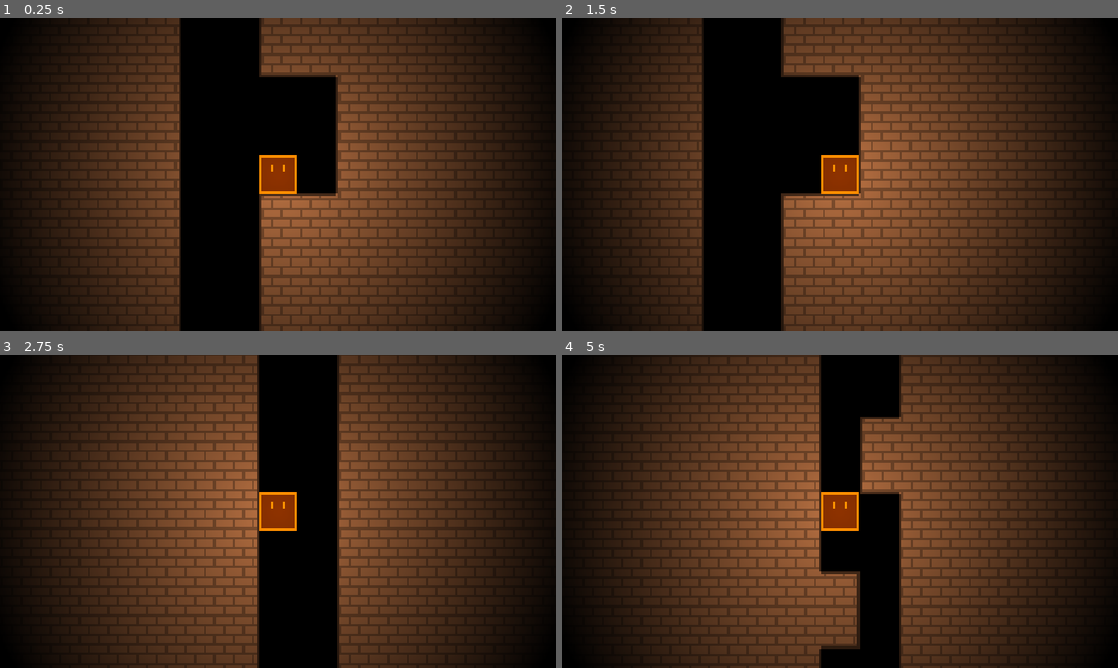
Above: before the commit, frames 1-4 (two rows, left to right).
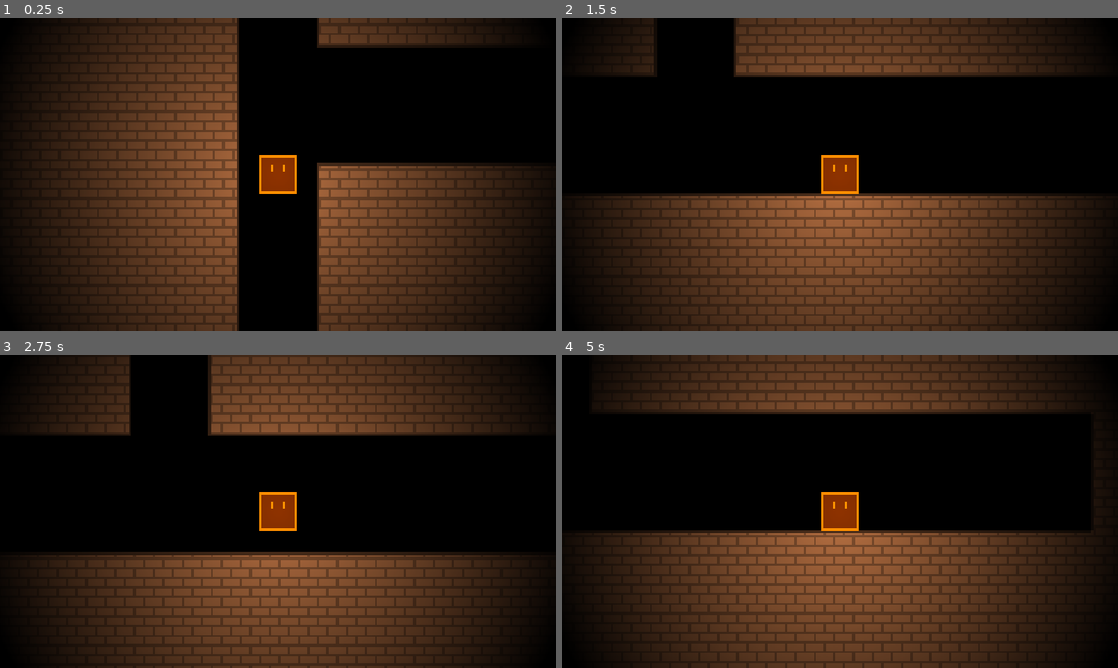
Above: after the commit, the same moments.

Repository: J-Meow/jumpstart-haven-game
Game: Godot game, scene res://main.tscn
Same seed, same stepped clock (60 frames per second), same inputs: the game is played once before the commit and once after it.
Inputs (mouse positions are in pixels of both pictures, inside the frame that each line leads up to):
- Up to frame 1 (0.25 s): no input
- Up to frame 2 (1.5 s): tap Enter at 0.5 s; move the mouse to (962, 158) at 0.52 s; hold W (jump) 0.53-1.28 s; hold Right (right) from 0.53 s (still down); click (962, 158) at 0.67 s; move the mouse to (728, 190) at 1.27 s; tap Alt at 1.35 s
- Up to frame 3 (2.75 s): tap W (jump) at 1.52, 1.55, 1.82 s; move the mouse to (333, 442) at 2.02 s; release Right (right) at 2.03 s; hold Left (left) from 2.03 s (still down); hold W (jump) from 2.03 s (still down); tap Shift at 2.1 s
- Up to frame 4 (5 s): move the mouse to (812, 574) at 2.77 s; release Left (left) at 2.78 s; release W (jump) at 2.78 s; hold Right (right) 2.78-4.28 s; tap W (jump) at 2.85, 3.02, 3.32, 4.52, 4.55, 4.82 s; click (812, 574) at 2.92 s; move the mouse to (1006, 558) at 3.52 s; hold W (jump) 3.53-4.28 s; tap Alt at 3.6 s; move the mouse to (673, 464) at 4.27 s; hold Left (left) from 4.28 s (still down); tap Shift at 4.35 s

The runs differ from the first frame. In frame 1, 36% of the frame differs, in the area x 19-98%, y 0-100%; in frame 2, 38%; in frame 3, 48%, in the area x 2-98%, y 0-100%; in frame 4, 48%.

Commit message:
more stuff, starting game end screen

Diff:
--- a/coin.gd
+++ b/coin.gd
@@ -1,11 +1,11 @@
 extends Area2D
 
-var coinState = 0
-#var coinState = 3
+#var coinState = 0
+var coinState = 3
 
 # Called when the node enters the scene tree for the first time.
 func _ready() -> void:
-	#$"../Player".position.x = 416
+	$"../Player".position.x = 416
 	pass
 
 
--- /dev/null
+++ b/end.tscn
@@ -0,0 +1,15 @@
+[gd_scene format=3 uid="uid://51bpoxvxkryw"]
+
+[node name="End" type="Node2D" unique_id=927658343]
+
+[node name="ColorRect" type="ColorRect" parent="." unique_id=364793312]
+offset_left = -1000.0
+offset_top = -500.0
+offset_right = 1000.0
+offset_bottom = 500.0
+color = Color(0.87058824, 1, 1, 1)
+
+[node name="Camera2D" type="Camera2D" parent="." unique_id=612855673]
+
+[node name="TileMap" type="TileMap" parent="." unique_id=1714818373]
+format = 2
--- a/main.tscn
+++ b/main.tscn
@@ -86,4 +86,11 @@
 [node name="DirectionalLight2D" type="DirectionalLight2D" parent="." unique_id=751936672]
 editor_only = true
 
+[node name="OutsideLight" type="DirectionalLight2D" parent="." unique_id=1150880335]
+rotation = -0.74700093
+color = Color(0.74509805, 0.95686275, 0.88235295, 1)
+energy = 0.0
+shadow_enabled = true
+shadow_item_cull_mask = 2
+
 [connection signal="body_entered" from="Coin" to="Coin" method="_on_body_entered"]
--- a/player.gd
+++ b/player.gd
@@ -4,6 +4,8 @@
 const SPEED = 100.0
 const JUMP_VELOCITY = -176.0
 
+var climbingEnd = false
+var climbingTick := 0.0
 
 func _physics_process(delta: float) -> void:
 	if position.x > 568.0 && $"../Coin".coinState < 3:
@@ -25,17 +27,30 @@
 		$"../Coin".position.y = 952
 	if(position.y > 1328.0 && position.x < 1000.0):
 		position.x += 656.0
+	if(position.x > 900.0 && position.x < 1050.0):
+		position.x += 16.0
+		position.y += 16.0
+		climbingEnd = true
+	if(climbingEnd):
+		climbingTick += delta
+		if($"../OutsideLight".energy < 6.0):
+			$"../OutsideLight".energy += delta
+		if($PointLight2D.energy > 0.0):
+			$PointLight2D.energy -= delta
+		$"../CanvasModulate".color = $"../CanvasModulate".color.lightened(delta)
+		if(climbingTick > 5.0):
+			get_tree().change_scene_to_file("res://end.tscn")
 	# Add the gravity.
 	if not is_on_floor():
 		velocity += get_gravity() * delta
 
 	# Handle jump.
-	if Input.is_action_pressed("jump") and is_on_floor():
+	if (Input.is_action_pressed("jump") or climbingEnd) and is_on_floor():
 		velocity.y = JUMP_VELOCITY
 
 	# Get the input direction and handle the movement/deceleration.
 	# As good practice, you should replace UI actions with custom gameplay actions.
-	var direction := Input.get_axis("left", "right")
+	var direction := -1.0 if climbingEnd else Input.get_axis("left", "right")
 	if($"../Coin".coinState == 3 && position.y < 300.0 && direction > 0):
 		direction = 0
 	if direction:
